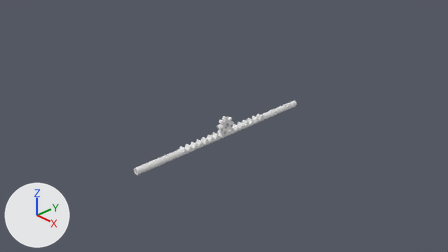
What one commit did to the Blender file Steering.blend.
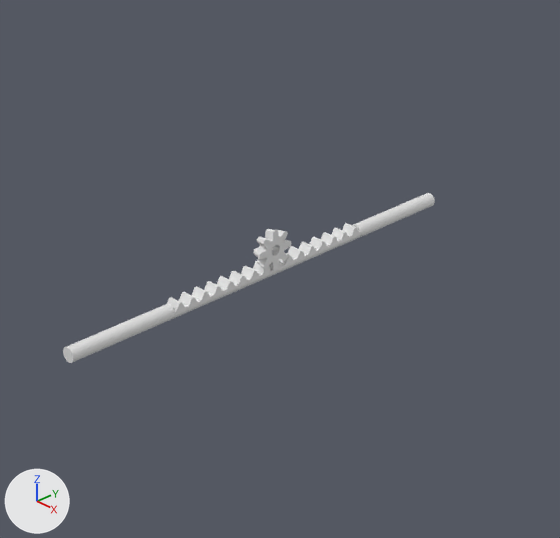
Each version is shown from the file's camera 'Camera', then close up on the part from 24% to 79% of the width and 6% to 100% of the height. Every picture has the same lights, and +X, +Y and +Z are marked at lower left. The same objects are shown in both versions, whatever each file hides.

Before the edit, the objects in view are built like this:
```python
me_circle_005 = bpy.data.meshes.new('Circle.005')
me_circle_005.from_pydata(...)  # 24 vertices, 22 faces; spans x 0.0..0.359, y 0.0..0.274, z 0.102..0.508
me_cylinder_002 = bpy.data.meshes.new('Cylinder.002')
me_cylinder_002.from_pydata(...)  # 158 vertices, 126 faces; spans x -0.0612..0.0612, y -0.0542..0.0735, z -0.291..-0.1548
me_cylinder_003 = bpy.data.meshes.new('Cylinder.003')
me_cylinder_003.from_pydata(...)  # a 32-sided cylinder along y spanning x -0.061..0.061, y -1.965..-1.015, z -0.291..-0.169
ob_empty_004 = bpy.data.objects.new('Empty.004', None)
ob_empty_004.location = (0.0, -0.00325, -0.0256)
ob_empty_004.rotation_euler = (0.0, 0.785, 4.712)  # degrees (0, 45, 270)
ob_empty_004.scale = (0.344, 0.344, 0.344)
ob_empty_004.hide_set(True)  # its collection is switched off
ob_steeringpinion = bpy.data.objects.new('SteeringPinion', me_circle_005)
ob_steeringpinion.location = (0.0, -0.003, -0.026)
ob_steeringpinion.rotation_euler = (0.0, 0.0, 4.712)  # degrees (0, 0, 270)
ob_steeringpinion.scale = (0.344, 0.344, 0.344)
_m = ob_steeringpinion.modifiers.new('Array', 'ARRAY')
_m.count = 8
_m.use_relative_offset = False
_m.use_object_offset = True
_m.offset_object = ob_empty_004
ob_steeringrack = bpy.data.objects.new('SteeringRack', me_cylinder_002)
ob_steeringrack.location = (0.0, -0.963, 0.0)
_m = ob_steeringrack.modifiers.new('Array', 'ARRAY')
_m.count = 16
_m.relative_offset_displace = (0.0, 1.0, 0.0)
ob_steeringrod = bpy.data.objects.new('SteeringRod', me_cylinder_003)
ob_steeringrod.location = (0.0, 0.0, 0.0)
_m = ob_steeringrod.modifiers.new('Mirror', 'MIRROR')
_m.use_axis = (False, True, False)
```
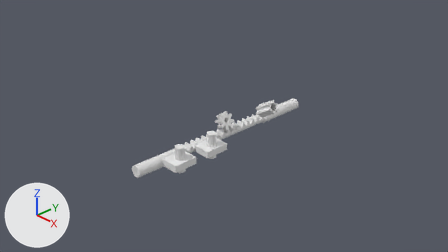
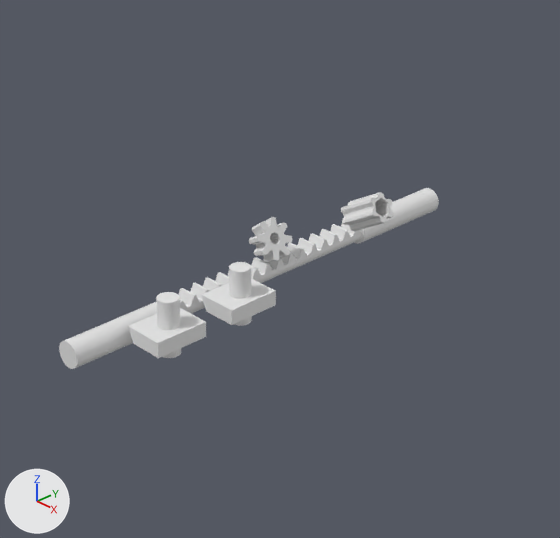
ob_empty_004 is not drawn itself; it is used by a modifier of ob_steeringpinion.

Edits to the bpy script that builds the scene:
```text
Change me_circle_005:
    where me_circle_005.from_pydata(...)  # 24 vertices, 22 faces; spans x 0.0..0.359, y 0.0..0.274, z 0.102..0.508
    used by ob_steeringpinion; location = (0.0, -0.003, -0.026); rotation_euler = (0.0, 0.0, 4.712), in degrees (0, 0, 270); scale = (0.344, 0.344, 0.344)
    me_circle_005 part 1: all 12 vertices in x 0.0..0.319, y 0.0, z 0.102..0.451 are moved by (0.001, -0.13, 0.003)
Add me_cube_002:
    me_cube_002.from_pydata([(-0.224, -0.125, 1.567), (0.227, -0.125, 1.567), (-0.224, 0.0, 1.567), (0.227, 0.0, 1.567), (-0.224, -0.125, 1.281), (0.227, -0.125, 1.281), (-0.224, 0.0, 1.227), (0.227, 0.0, 1.227)], [], [(0, 1, 3, 2), (2, 3, 7, 6), (6, 7, 5, 4), (4, 5, 1, 0), (2, 6, 4, 0), (7, 3, 1, 5)])
Change ob_steeringpinion:
    ob_steeringpinion.location: (0.0, -0.003, -0.026) -> (-0.018, 0.017, 0.013)
    ob_steeringpinion.rotation_euler: (0.0, 0.0, 4.712) -> (0.547, -0.289, 4.541)  # degrees (0, 0, 270) -> degrees (31, -17, 260)
    ob_steeringpinion.scale: (0.344, 0.344, 0.344) -> (0.348, 0.344, 0.348)
Change ob_steeringrack:
    ob_steeringrack.location: (0.0, -0.963, 0.0) -> (0.0, -0.963, 0.077)
    ob_steeringrack.scale: (1.0, 1.0, 1.0) -> (1.33, 1.0, 1.33)
Change ob_steeringrod:
    ob_steeringrod.location: (0.0, 0.0, 0.0) -> (0.0, 0.0, 0.174)
    ob_steeringrod.scale: (1.0, 1.0, 1.0) -> (1.76, 1.0, 1.76)
Change ob_empty_004:
    ob_empty_004.location: (0.0, -0.00325, -0.0256) -> (-0.0175, 0.0168, 0.0128)
    ob_empty_004.rotation_euler: (0.0, 0.785, 4.712) -> (0.569, 0.387, 4.95)  # degrees (0, 45, 270) -> degrees (33, 22, 284)
    ob_empty_004.scale: (0.344, 0.344, 0.344) -> (0.348, 0.344, 0.348)
Add ob_pinionshaftgear:
    ob_pinionshaftgear = bpy.data.objects.new('PinionShaftGear', me_circle_007)  # 36 vertices, 27 faces; spans x 0.0..0.132, y -0.209..0.247, z 0.048..0.153; modifiers ARRAY
    ob_pinionshaftgear.location = (1.046, 0.017, 0.625)
    ob_pinionshaftgear.rotation_euler = (-0.547, 0.289, 1.4)  # degrees (-31, 17, 80)
    ob_pinionshaftgear.scale = (0.75, 0.75, 0.75)
Add ob_empty_006:
    ob_empty_006 = bpy.data.objects.new('Empty.006', None)
    ob_empty_006.location = (1.046, 0.0169, 0.625)
    ob_empty_006.rotation_euler = (-1.255, 1.019, 0.367)  # degrees (-72, 58, 21)
    ob_empty_006.scale = (0.75, 0.75, 0.75)
Add ob_housingattacherxleft_001:
    ob_housingattacherxleft_001 = bpy.data.objects.new('HousingAttacherXLeft.001', me_cube_002)  # modifiers BOOLEAN, MIRROR
    ob_housingattacherxleft_001.location = (-1.079, -1.305, -0.098)
    ob_housingattacherxleft_001.rotation_euler = (1.571, 0.0, 1.571)  # degrees (90, 0, 90)
Add ob_housingattacherspacer_002:
    ob_housingattacherspacer_002 = bpy.data.objects.new('HousingAttacherSpacer.002', me_cylinder_005)  # a 32-sided cylinder along y spanning x -0.09..0.076, y -0.254..0.203, z 1.37..1.536
    ob_housingattacherspacer_002.location = (0.344, 0.15, -0.076)
    ob_housingattacherspacer_002.rotation_euler = (1.571, 0.0, 0.0)  # degrees (90, 0, 0)
Add ob_housingattacherxleft:
    ob_housingattacherxleft = bpy.data.objects.new('HousingAttacherXLeft', me_cube_002.copy())  # modifiers BOOLEAN, MIRROR
    ob_housingattacherxleft.location = (-1.079, -0.604, -0.098)
    ob_housingattacherxleft.rotation_euler = (1.571, 0.0, 1.571)  # degrees (90, 0, 90)
Add ob_housingattacherspacer_001:
    ob_housingattacherspacer_001 = bpy.data.objects.new('HousingAttacherSpacer.001', me_cylinder_005.copy())
    ob_housingattacherspacer_001.location = (0.344, 0.851, -0.076)
    ob_housingattacherspacer_001.rotation_euler = (1.571, 0.0, 0.0)  # degrees (90, 0, 0)
```

What differs and where, as boxes (x1, y1, x2, y2) in the close-ups (560 x 538 px; the box of a moved part takes in the faces that stretch with it):
'SteeringRod', moved, rescaled (6% taller): before (63, 193, 435, 363); after (59, 188, 439, 369)
'SteeringRack', moved, rescaled: before (167, 223, 362, 318); after (178, 224, 362, 314)
'HousingAttacherXLeft.001', added: after (128, 308, 206, 358)
'HousingAttacherXLeft', added: after (201, 279, 276, 325)
'SteeringPinion', reshaped, moved, turned, rescaled: before (253, 229, 292, 270); after (249, 217, 293, 261)
'PinionShaftGear', added: after (341, 192, 393, 231)
'HousingAttacherSpacer.002', added: after (156, 292, 181, 358)
'HousingAttacherSpacer.001', added: after (229, 262, 252, 326)
part 1 of me_circle_005, moved or reshaped: before (253, 229, 290, 269); after (249, 218, 290, 261)
